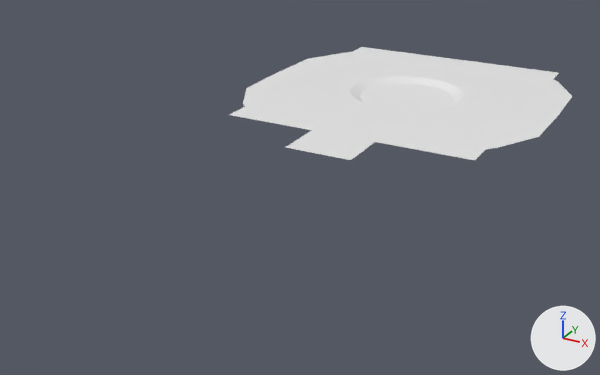
An edit to the FBX model Assets/Models/ground.fbx, drawn before and after from the same camera.
The view is the same before and after, from a 50 mm lens placed at (0.56, -3.03, 1.27), pointed at (-1.03, -0.14, -0.17). Lighting does not change. The marker at lower right points along +X, +Y and +Z. Where no turn or scale is listed for an object, it has been applied to the vertices.

The older version as bpy lines, for what is in view:
```python
me_plane_002 = bpy.data.meshes.new('Plane.002')
me_plane_002.from_pydata(...)  # 96 vertices, 56 faces; spans x -0.77..0.77, y -0.99..0.75, z -0.03..0.0
ob_bottom_001 = bpy.data.objects.new('Bottom.001', me_plane_002)
ob_bottom_001.location = (-0.95, 0.85, 0.0)
```
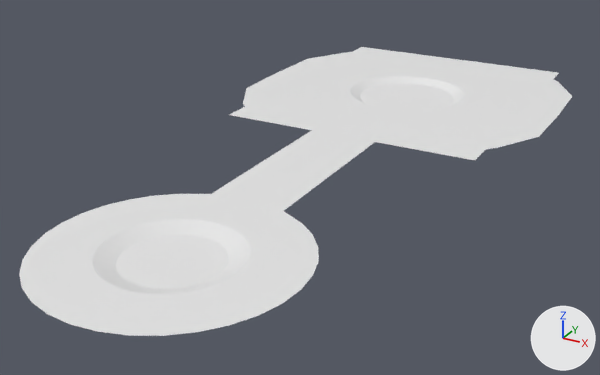
Where the change shows, as pixel boxes (x1, y1, x2, y2) in the pictures (600 x 375 px):
'Bottom.001', reshaped (61% wider, 154% taller): before (229, 47, 572, 160); after (19, 47, 572, 336)
part 1 of me_plane_002, built on: before (286, 145, 354, 160); after (19, 145, 354, 336)

The edits, one by one:
me_plane_002 is used by ob_bottom_001; location (-0.95, 0.85, 0.0).
me_plane_002 had 96 vertices, 56 faces and spanned x -0.77..0.77, y -0.99..0.75, z -0.03..0.0.
me_plane_002 now has 187 vertices, 119 faces and spans x -0.77..0.77, y -2.47..0.75, z -0.02..0.0.
Part 1, on me_plane_002:
2 vertices are removed from x -0.16..0.16, y -0.99, z 0.0.
2 faces are deleted.
1 vertex moves from x 0.0, y -0.99, z 0.0 to x 0.0, y -1.55, z 0.0.
93 vertices are added at x -0.47..0.48, y -2.47..-1.55, z -0.02..0.0.
65 new faces join them.
